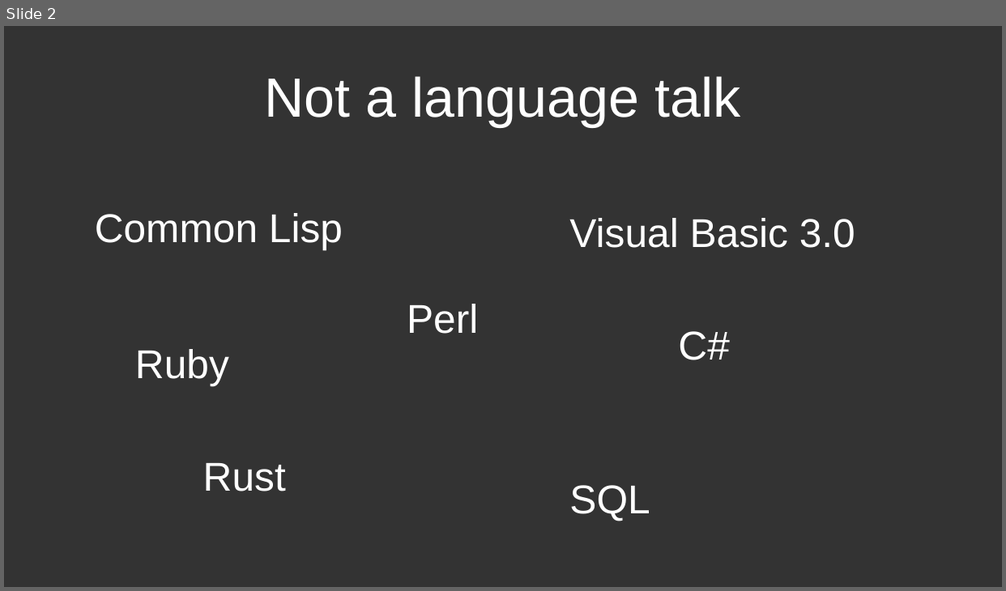
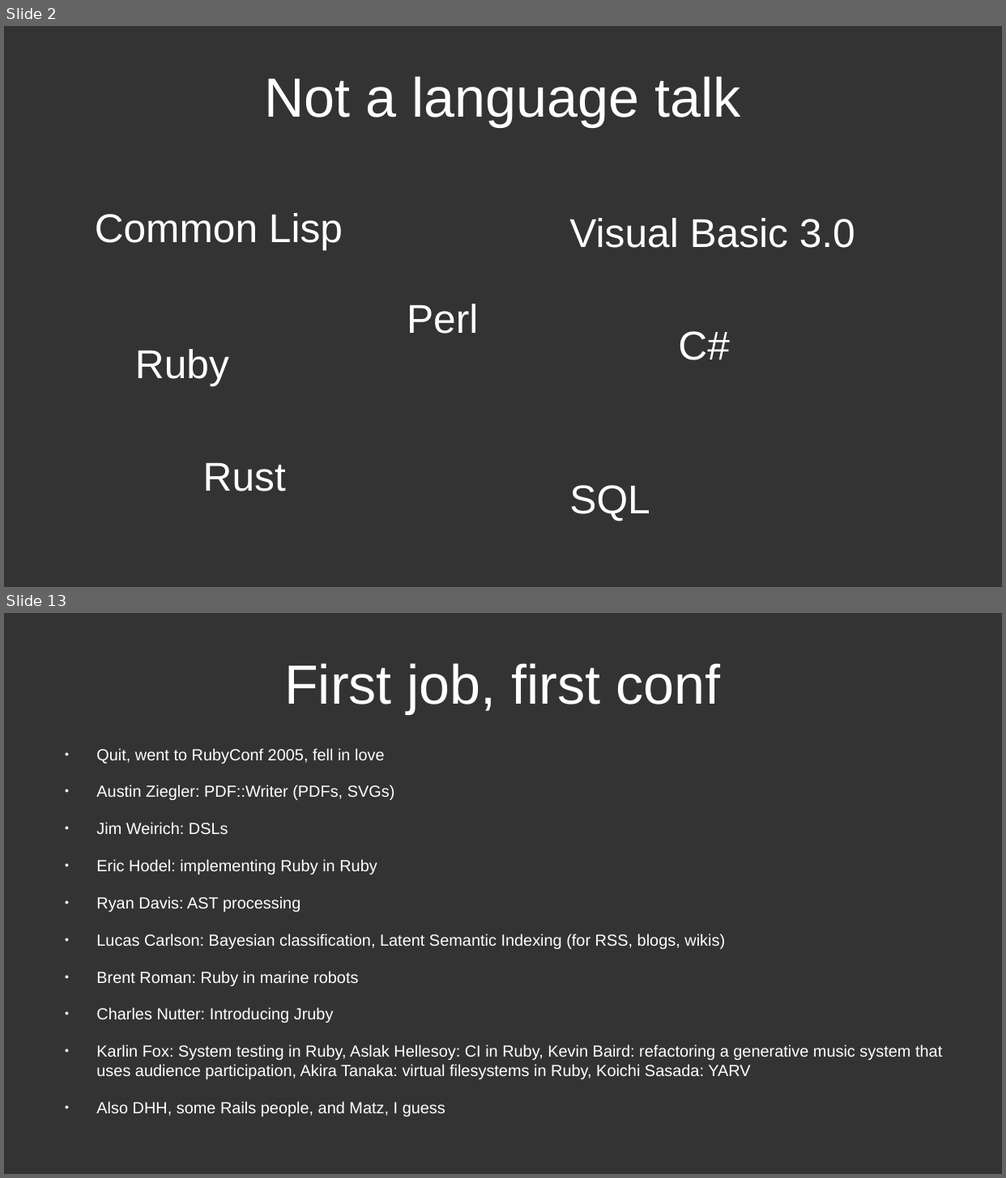
Before and after one commit to deobald/talks, a slide deck: 2024-03-23-inclojure-keynote/talk.odp. Shown one above the other, each under a label of ours: slide 2 before the commit, slides 2 and 13 after it; the slides between them are not shown. The pictures are 1006x591 and 1006x1178 pixels, drawn with LibreOffice and Linux fonts; fonts in the diff are those of the drawing. Boxes give left, top, right and bottom in pixels: in the first picture for what was removed or moved away, otherwise in the second. Text is boxed around its words. In the diff, an @@ line names an element or a change of style, - is before the commit and + after.

Commit message:
first section done

```diff
--- a/2024-03-23-inclojure-keynote/talk.odp
+++ b/2024-03-23-inclojure-keynote/talk.odp
@@ slide 13 added at <box>4,613,1002,1174</box>, background #333333 @@
@@ title added at <box>284,663,720,714</box>, 44 pt, text #FFFFFF @@
+First job, first conf
@@ text added at <box>96,748,942,1117</box>, 12.8 pt, text #FFFFFF @@
+● Quit, went to RubyConf 2005, fell in love
+● Austin Ziegler: PDF::Writer (PDFs, SVGs)
+● Jim Weirich: DSLs
+● Eric Hodel: implementing Ruby in Ruby
+● Ryan Davis: AST processing
+● Lucas Carlson: Bayesian classification, Latent Semantic Indexing (for RSS, blogs, wikis)
+● Brent Roman: Ruby in marine robots
+● Charles Nutter: Introducing Jruby
+● Karlin Fox: System testing in Ruby, Aslak Hellesoy: CI in Ruby, Kevin Baird: refactoring a generative music system that uses audience participation, Akira Tanaka: virtual filesystems in Ruby, Koichi Sasada: YARV
+● Also DHH, some Rails people, and Matz, I guess
```
Also in this commit, not shown: 15 other slides added, 8 other files.
